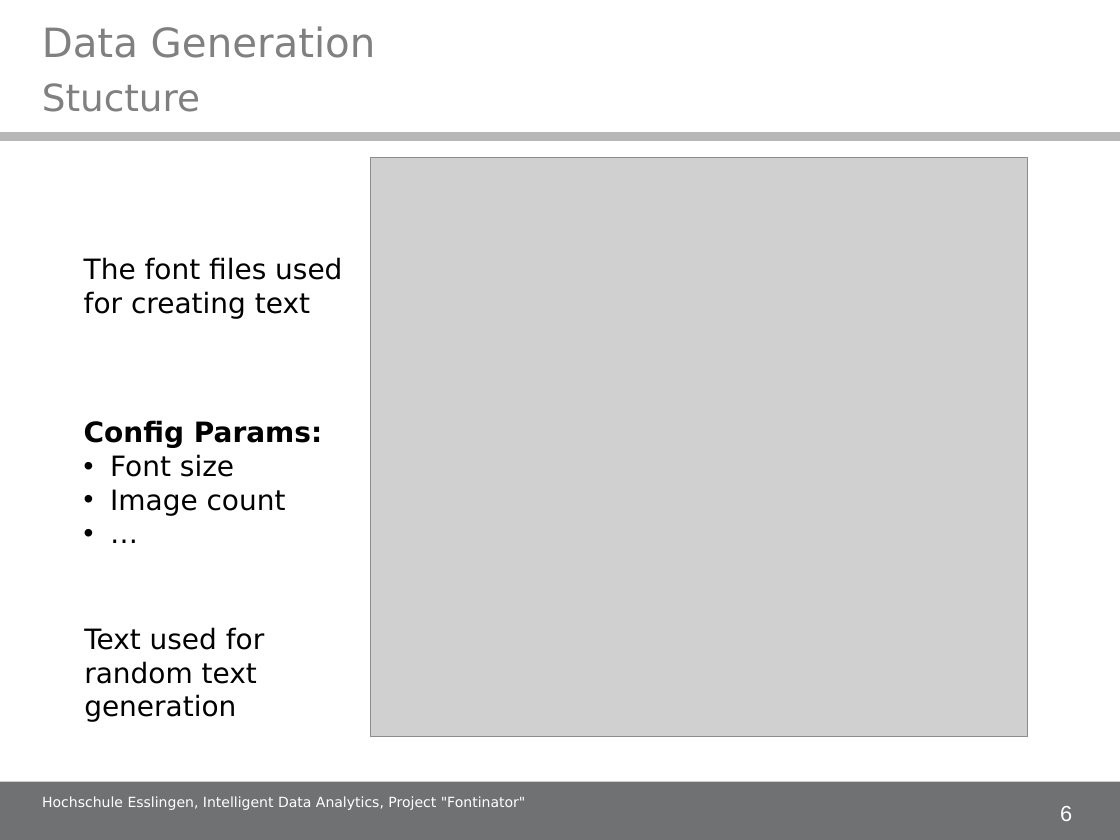
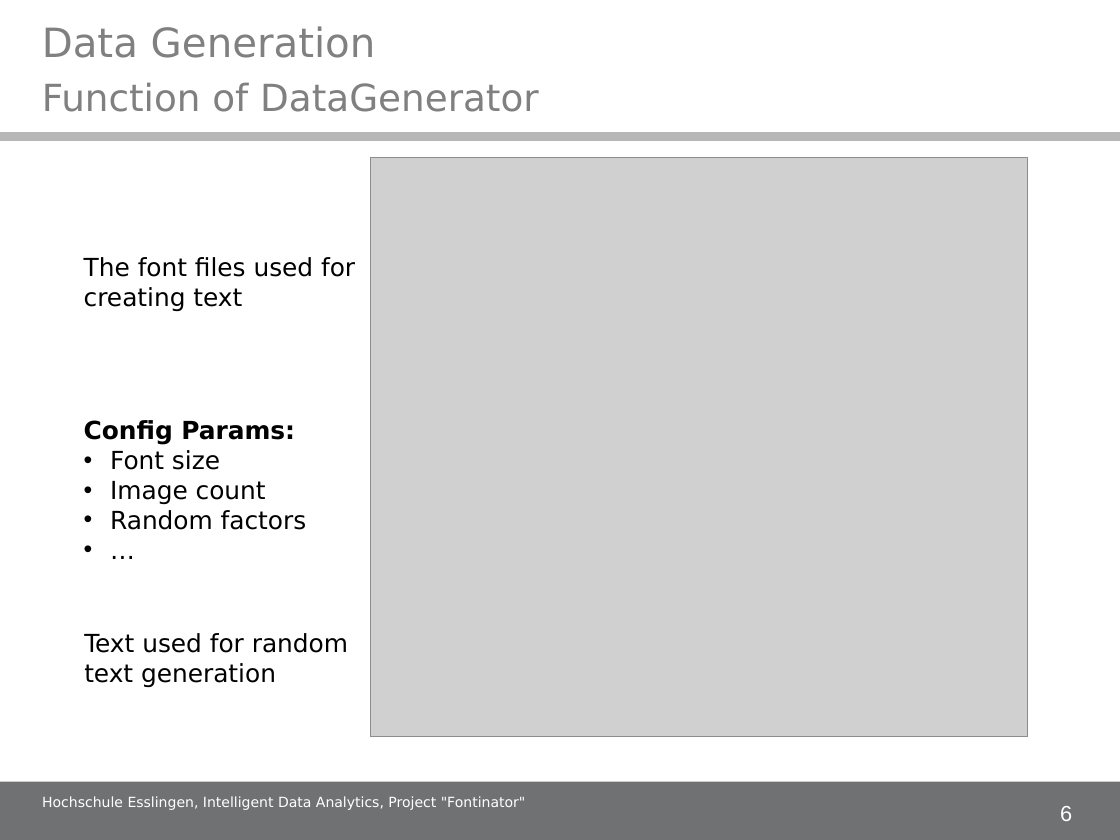
Before and after one commit to alex-ta/Fontinator, a slide deck: slide 6 of Documents/IDA_project_presentation.ppt. Drawn at 1120x840 pixels with LibreOffice and Linux fonts; fonts in the diff are those of the drawing; grey boxes stand for pictures; background and template pictures are left out. Boxes give left, top, right and bottom in pixels: in the first picture for what was removed or moved away, otherwise in the second. Text is boxed around its words. In the diff, an @@ line names an element or a change of style, - is before the commit and + after.

```diff
--- a/Documents/IDA_project_presentation.ppt
+++ b/Documents/IDA_project_presentation.ppt
@@ title at <box>42,82,539,112</box>: text changed @@
-Stucture
+Function of DataGenerator
@@ text "The font files used for ..." at <box>84,257,355,311</box>: size 18 to 16 pt @@
@@ text at <box>84,420,295,504</box>: size 18 to 16 pt in "Config Params:", "Font size", "Image count", "…" @@
@@ text at <box>110,510,307,530</box>: paragraph added @@
+• Random factors
@@ text "Text used for random text ..." at <box>84,633,348,687</box>: size 18 to 16 pt @@
```
Also in this commit, not shown: 5 other slides changed, 15 slides added.
